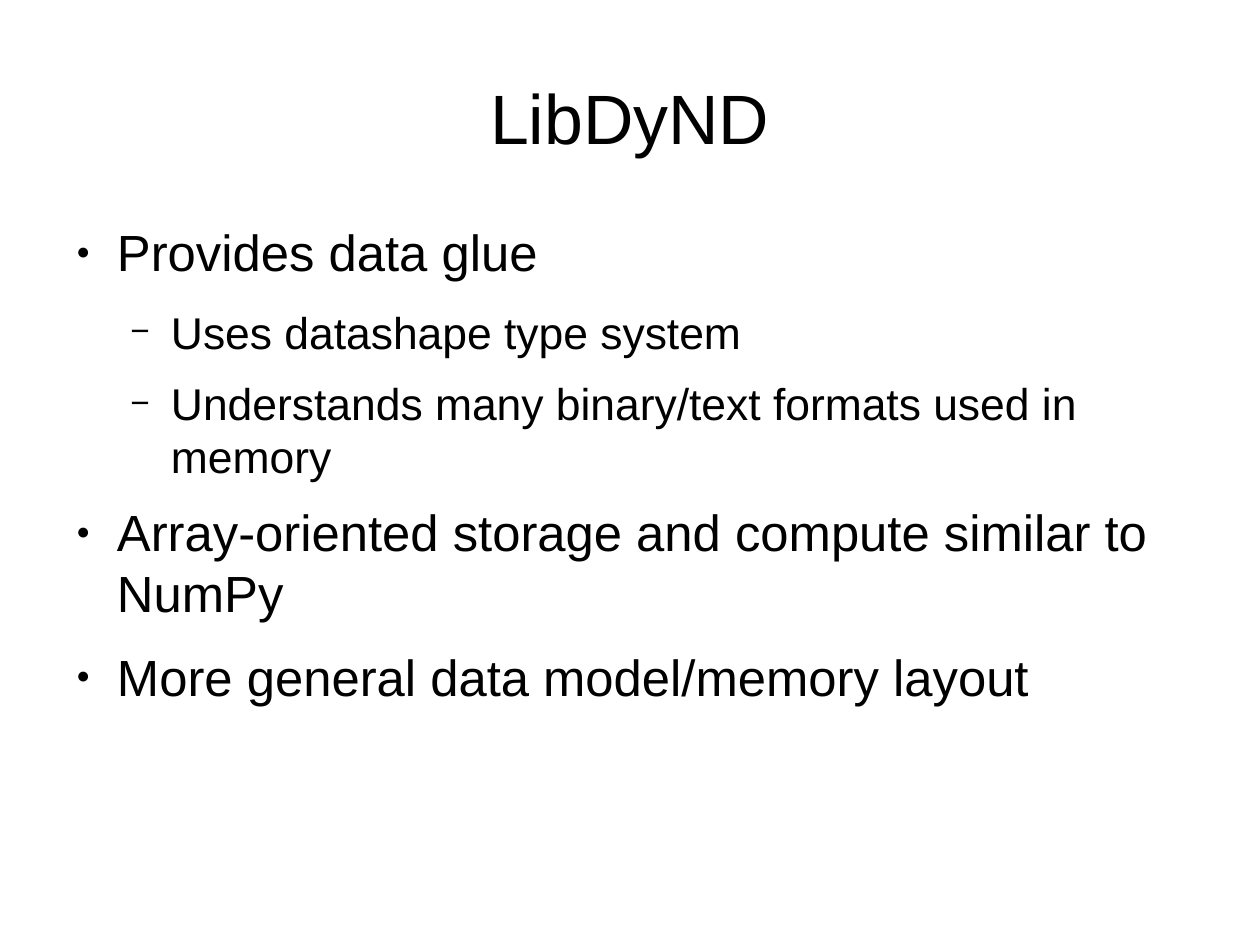
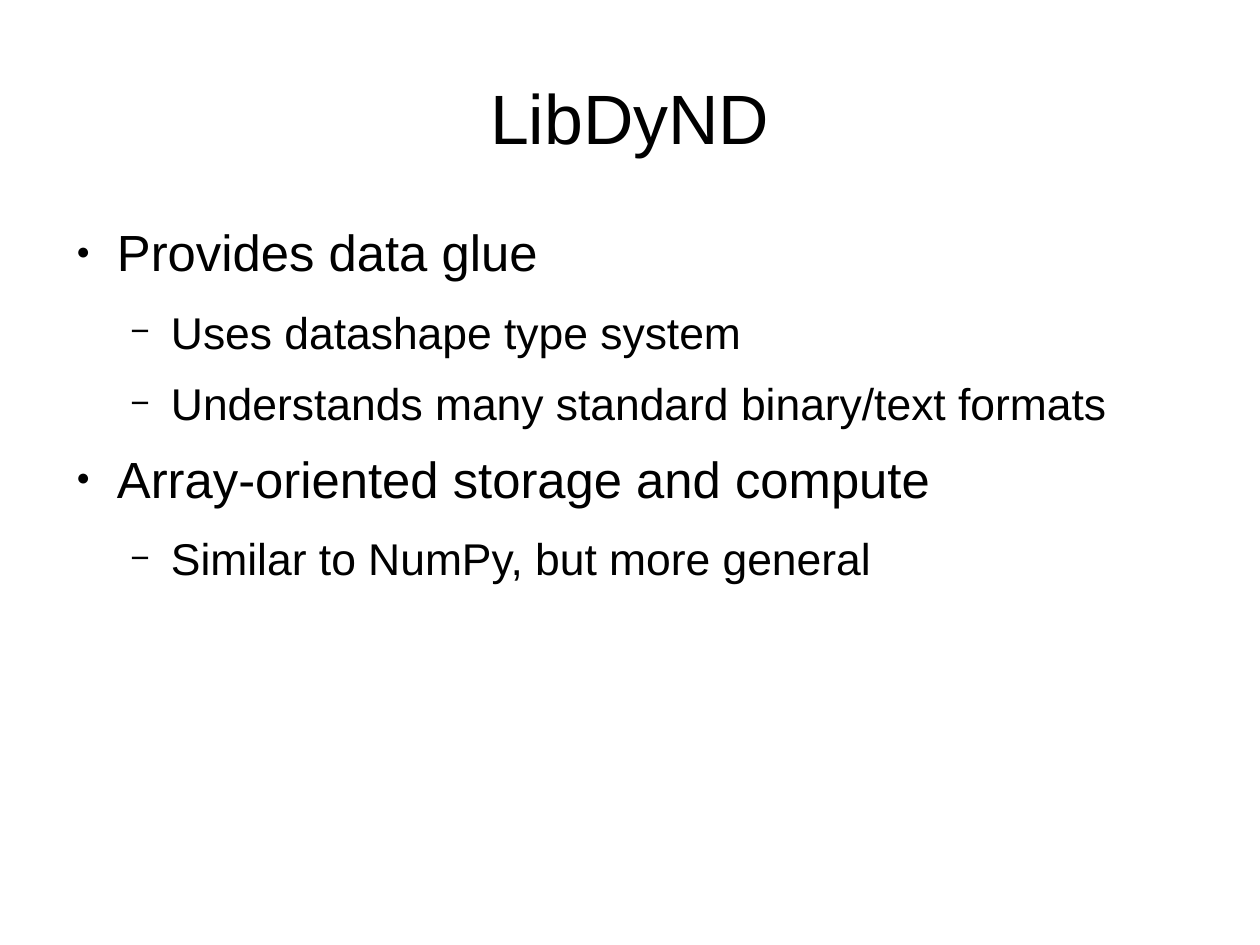
Before and after one commit to mrocklin/blaze-scipy-2014, a slide deck: slide 28 of SciPy2014Blaze.odp. Drawn at 1260x945 pixels with LibreOffice and Linux fonts; fonts in the diff are those of the drawing; background and template pictures are left out. Boxes give left, top, right and bottom in pixels: in the first picture for what was removed or moved away, otherwise in the second. Text is boxed around its words. In the diff, an @@ line names an element or a change of style, - is before the commit and + after.

```diff
--- a/SciPy2014Blaze.odp
+++ b/SciPy2014Blaze.odp
@@ text at box(117, 387, 1106, 584): text changed; size 32 to 28 pt @@
-  − Understands many binary/text formats used in memory
-● Array-oriented storage and compute similar to NumPy
-● More general data model/memory layout
+  − Understands many standard binary/text formats
+● Array-oriented storage and compute
+  − Similar to NumPy, but more general
```
Also in this commit, not shown: 8 other slides changed.
